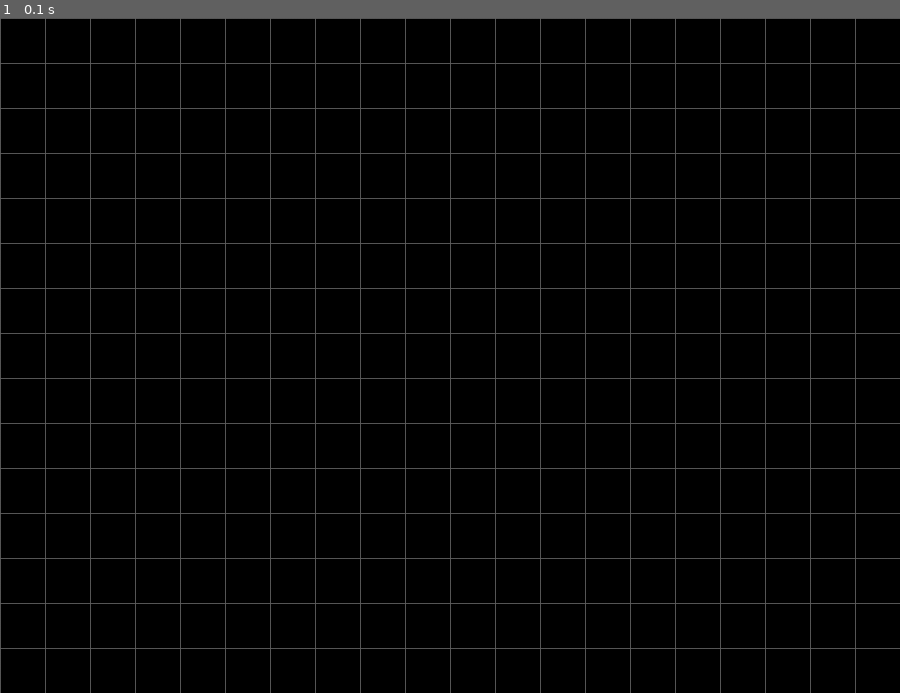
Above: before the commit, frame 1.
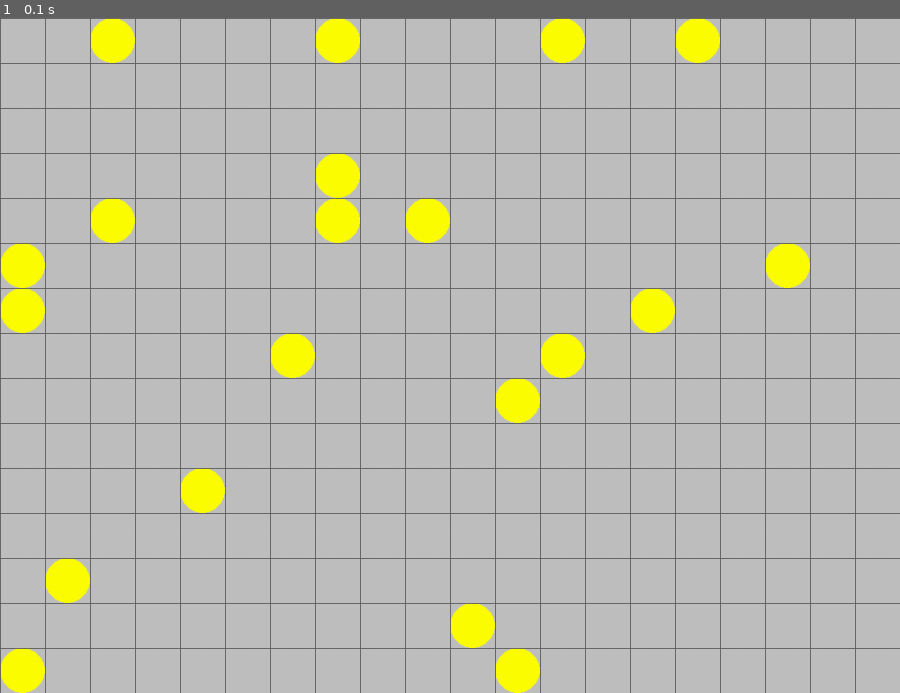
Above: after the commit, the same moment.

Repository: fldragonn/pygame
Game: pygame game, started from minesweeper/mine_sweeper_01.py
The game is run twice, just before and just after one commit, with the same random seed, the same clock (stepped at 60 frames per second) and the same inputs.
Inputs:
- Up to frame 1 (0.1 s): no input

The runs differ from the first frame. In frame 1, 96% of the frame differs, in the area x 0-100%, y 0-100%.

Commit message:
02. 폭탄 생성 및 그리기

Diff:
--- a/minesweeper/mine_sweeper_01.py
+++ b/minesweeper/mine_sweeper_01.py
@@ -23,6 +23,17 @@
 
 # 메인 루프
 def main():
+    # 맵 정보 리스트 초기화
+    field = [[EMPTY for xpos in range(WIDTH)] for ypos in range(HEIGHT)]
+
+    # 폭탄 설치하기
+    count = 0
+    while count < NUM_OF_BOMBS:
+        xpos, ypos = randint(0, WIDTH - 1), randint(0, HEIGHT - 1)
+        if field[ypos][xpos] == EMPTY:
+            field[ypos][xpos] = BOMB
+            count += 1
+    # print(field)
 
     while True:
         for event in pygame.event.get():
@@ -30,8 +41,19 @@
                 pygame.quit()
                 sys.exit()
 
+
         # 배경 그리기
         SURFACE.fill( (0, 0, 0) )
+
+        for ypos in range(HEIGHT):
+            for xpos in range(WIDTH):
+                tile = field[ypos][xpos]
+                rect = (xpos * SIZE, ypos * SIZE, SIZE, SIZE)
+
+                if tile == EMPTY or tile == BOMB:
+                    pygame.draw.rect(SURFACE, (192, 192, 192), rect)
+                    if tile == BOMB:
+                        pygame.draw.ellipse(SURFACE, (255, 255, 0), rect)
 
         # 선 그리기
         for index in range(0, WIDTH * SIZE, SIZE):
